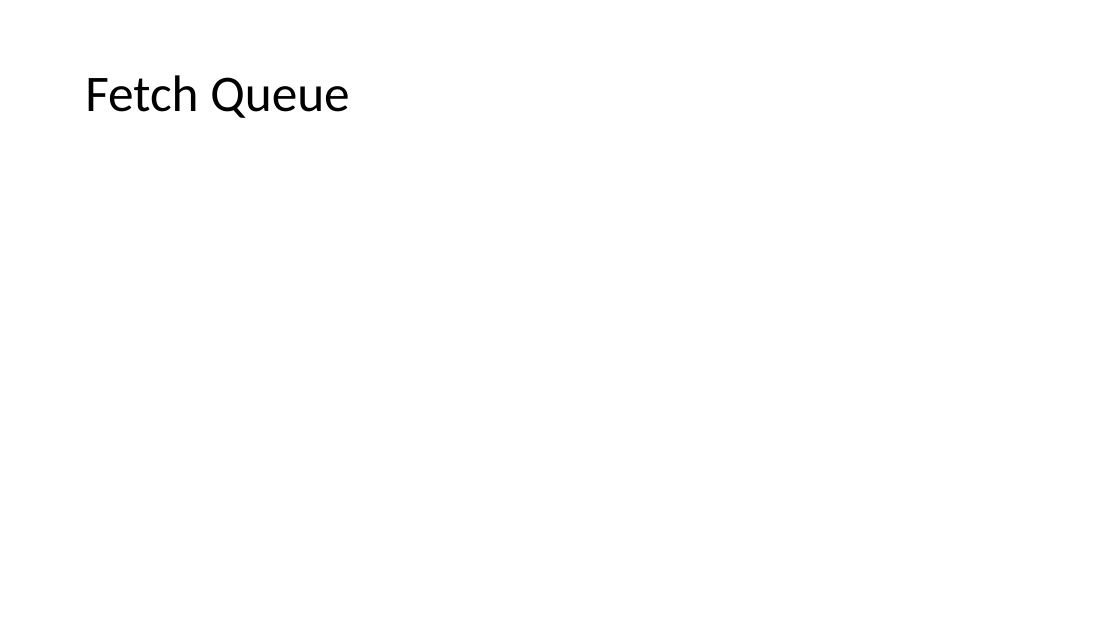
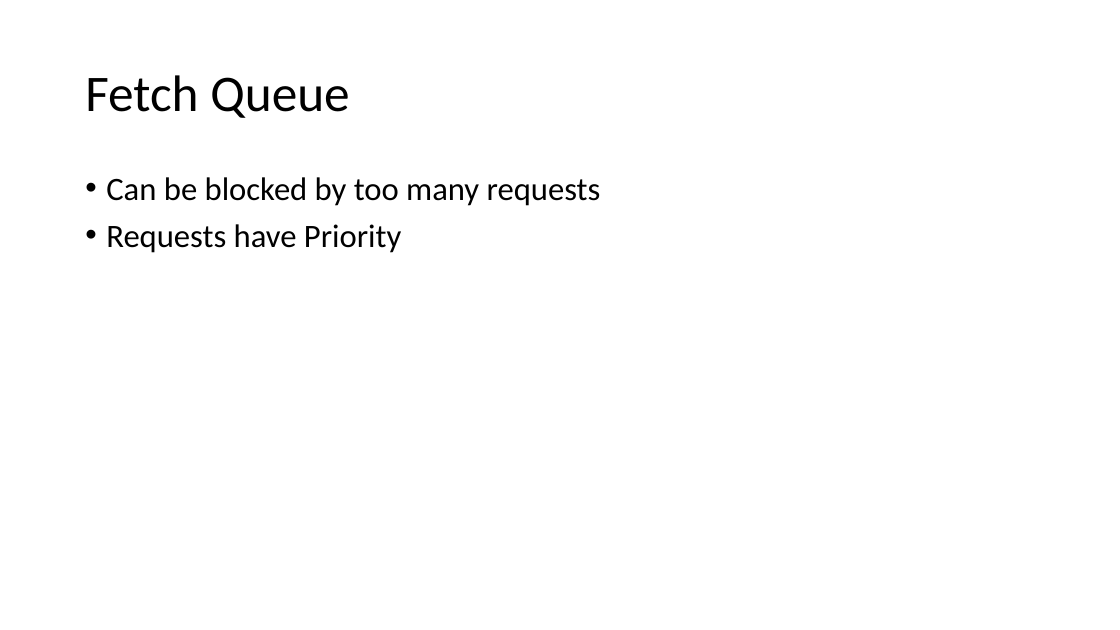
Before and after one commit to arunrajora/AJAX-Demo, a slide deck: slide 6 of AJAX Advanced.pptx. Drawn at 1120x630 pixels with LibreOffice and Linux fonts; fonts in the diff are those of the drawing. Boxes give left, top, right and bottom in pixels: in the first picture for what was removed or moved away, otherwise in the second. Text is boxed around its words. In the diff, an @@ line names an element or a change of style, - is before the commit and + after.

```diff
--- a/AJAX Advanced.pptx
+++ b/AJAX Advanced.pptx
@@ text added at (x1=106, y1=177, x2=601, y2=253), 28 pt, text #000000 @@
+• Can be blocked by too many requests
+• Requests have Priority
```
Also in this commit, not shown: 2 other slides changed, 1 slide added, 1 slide removed, 1 other file.
